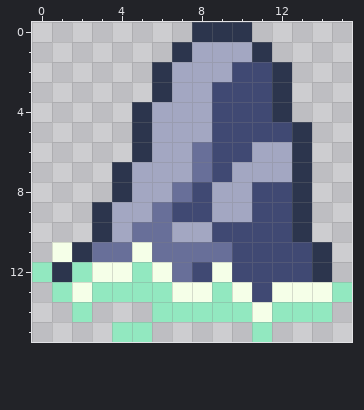
File history of a pixel-art sprite, res/tileMap/wrock2.png. Above is the file before it was changed.
The file is 16x16 pixels.
The result:
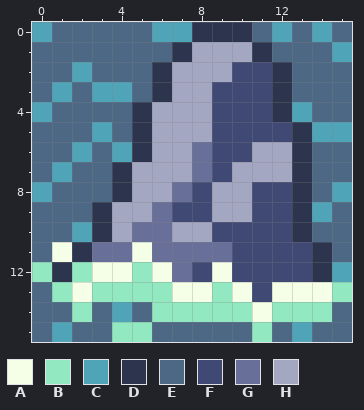
Palette (. is transparent): A #f5ffe8  B #92e8c0  C #4fa4b8  D #2c354d  E #4c6885  F #404973  G #686f99  H #a3a7c2
The exact change:
The author put colour C in row 0 at x 0, 6 to 7, 12 and 14; in row 1 at x 15; in row 2 at x 2; in row 3 at x 1 and 3 to 4; in row 4 at x 0 and 13; in row 5 at x 3 and 14 to 15.
The author put colour C in row 6 at x 2 and 4; in row 7 at x 1; in row 8 at x 0 and 15; in row 9 at x 14; in row 10 at x 2; in row 12 at x 15.
The author put colour C in row 14 at x 4; in row 15 at x 1 and 13.
The author put colour E in row 0 at x 1 to 5, 11, 13 and 15; in row 1 at x 0 to 6 and 12 to 14; in row 2 at x 0 to 1, 3 to 5 and 13 to 15; in row 3 at x 0, 2, 5 and 13 to 15; in row 4 at x 1 to 4 and 14 to 15; in row 5 at x 0 to 2 and 4.
The author put colour E in row 6 at x 0 to 1, 3 and 14 to 15; in row 7 at x 0, 2 to 3 and 14 to 15; in row 8 at x 1 to 3 and 14; in row 9 at x 0 to 2 and 15; in row 10 at x 0 to 1 and 14 to 15; in row 11 at x 0 and 15.
The author put colour E in row 13 at x 0; in row 14 at x 0 to 1, 3, 5 and 15; in row 15 at x 0, 2 to 3, 6 to 10, 12 and 14 to 15.
Where, in picture pixels (left, top, right, bottom), the same in both pictures:
added: (32, 22, 352, 342)
